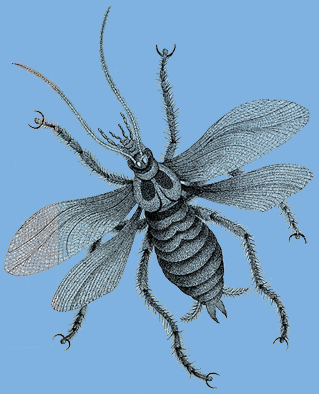
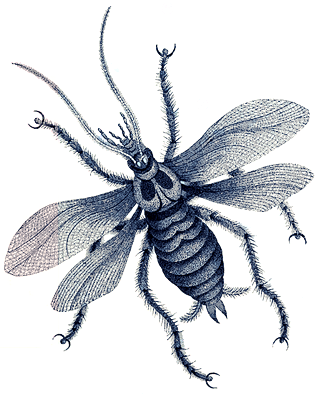
Before/after of a w=319, h=394 layered artwork. What changed in the layer stack:
painted on "Layer 1" over [0, 3, 315, 394]
hid "Layer 2" over [0, 0, 319, 394]
